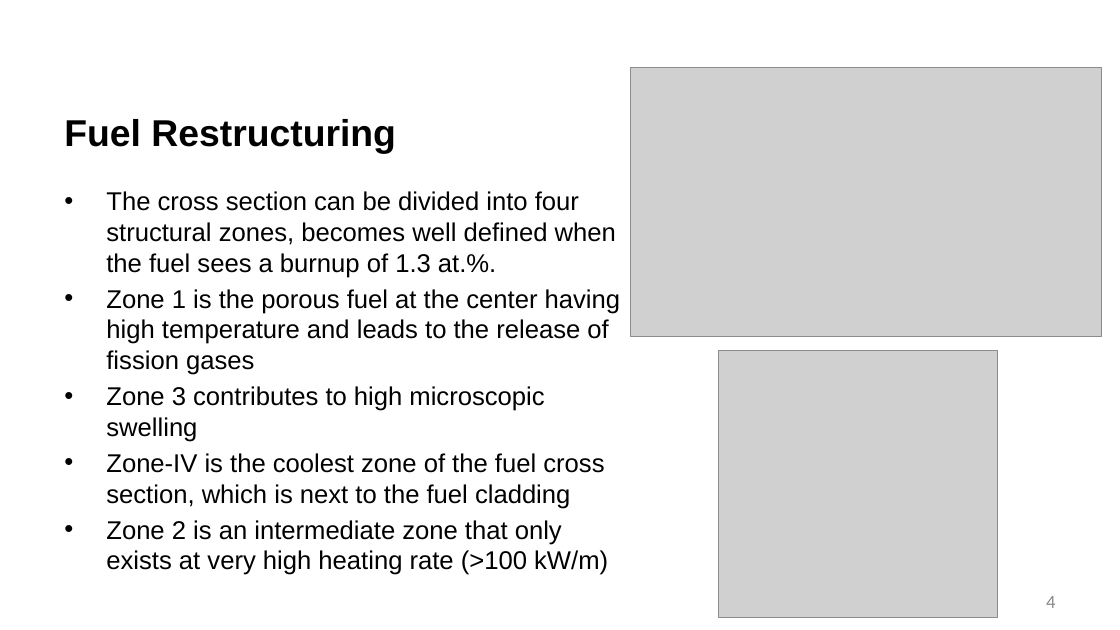
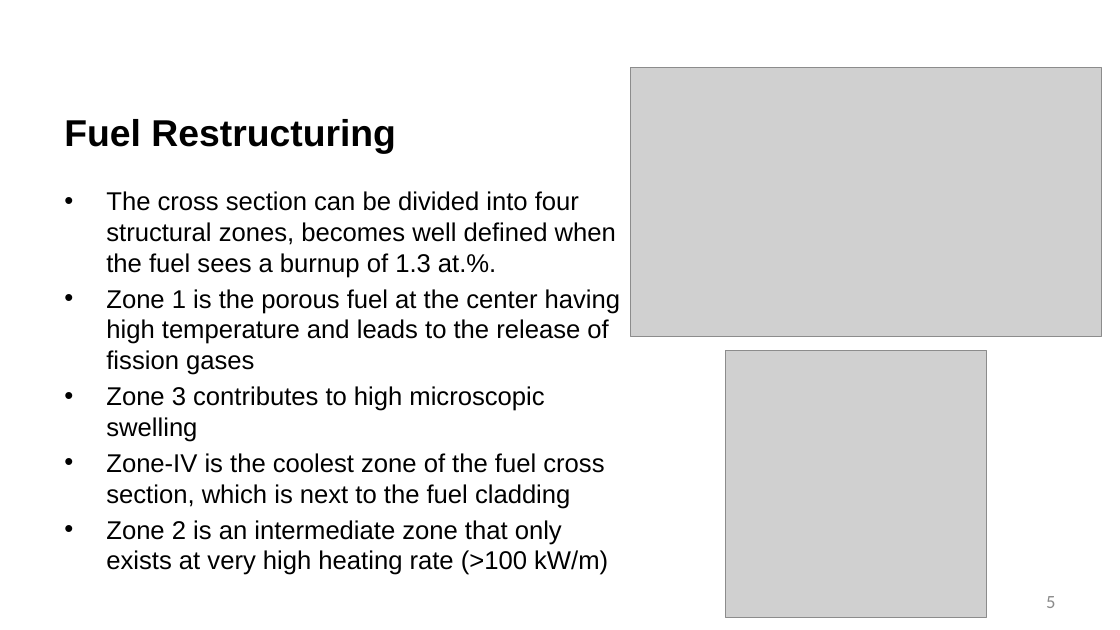
Before and after one commit to benbeeler/TEACHING, a slide deck: slide 5 of Advanced Reactor Materials/Fall2026/Lec17_carbide_nitride.pptx (slide 4 before the commit). Drawn at 1120x630 pixels with LibreOffice and Linux fonts; fonts in the diff are those of the drawing; grey boxes stand for pictures; background and template pictures are left out. Boxes give left, top, right and bottom in pixels: in the first picture for what was removed or moved away, otherwise in the second. Text is boxed around its words. In the diff, an @@ line names an element or a change of style, - is before the commit and + after.

```diff
--- a/Advanced Reactor Materials/Fall2026/Lec17_carbide_nitride.pptx
+++ b/Advanced Reactor Materials/Fall2026/Lec17_carbide_nitride.pptx
@@ picture: place and size @@
-picture at [719,350,998,618]
+picture at [725,350,986,618]
@@ page number at [1046,596,1055,608]: text changed @@
-4
+5
```
Also in this commit, not shown: 6 other slides changed, 1 slide added, 10 other files.
